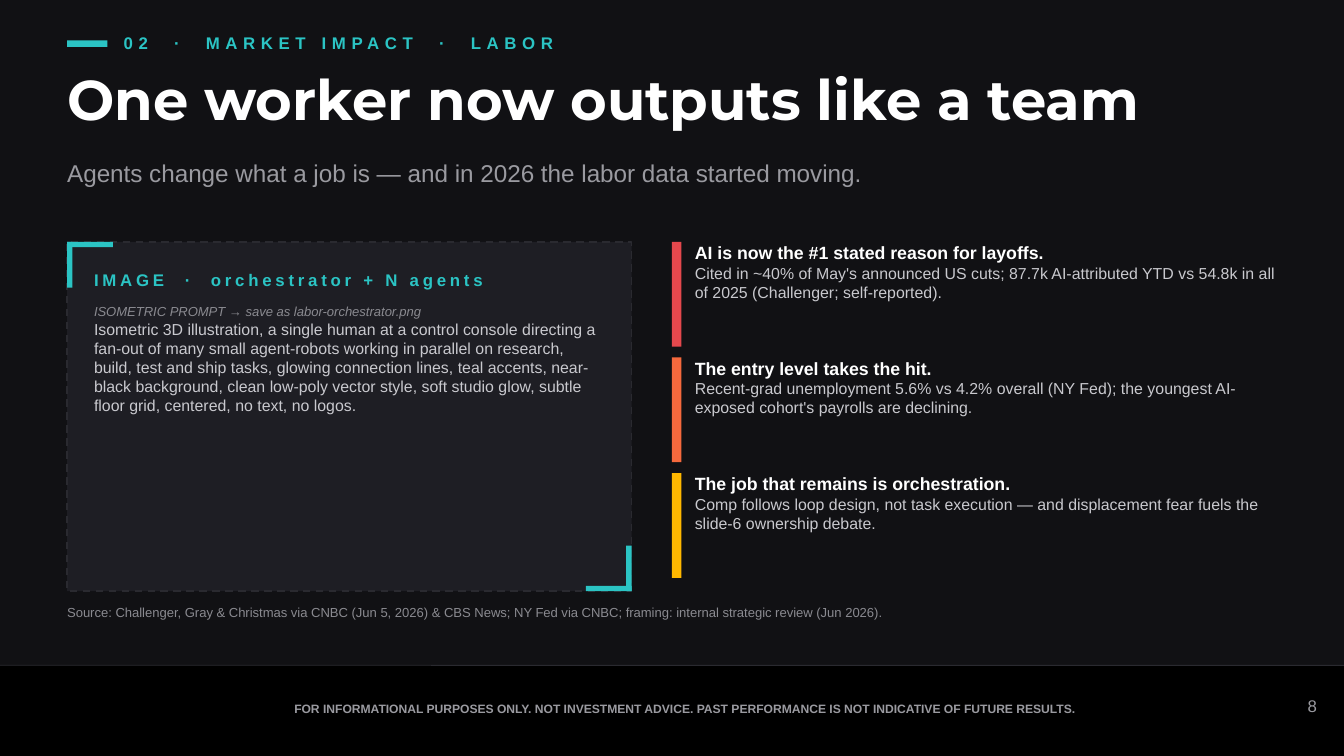
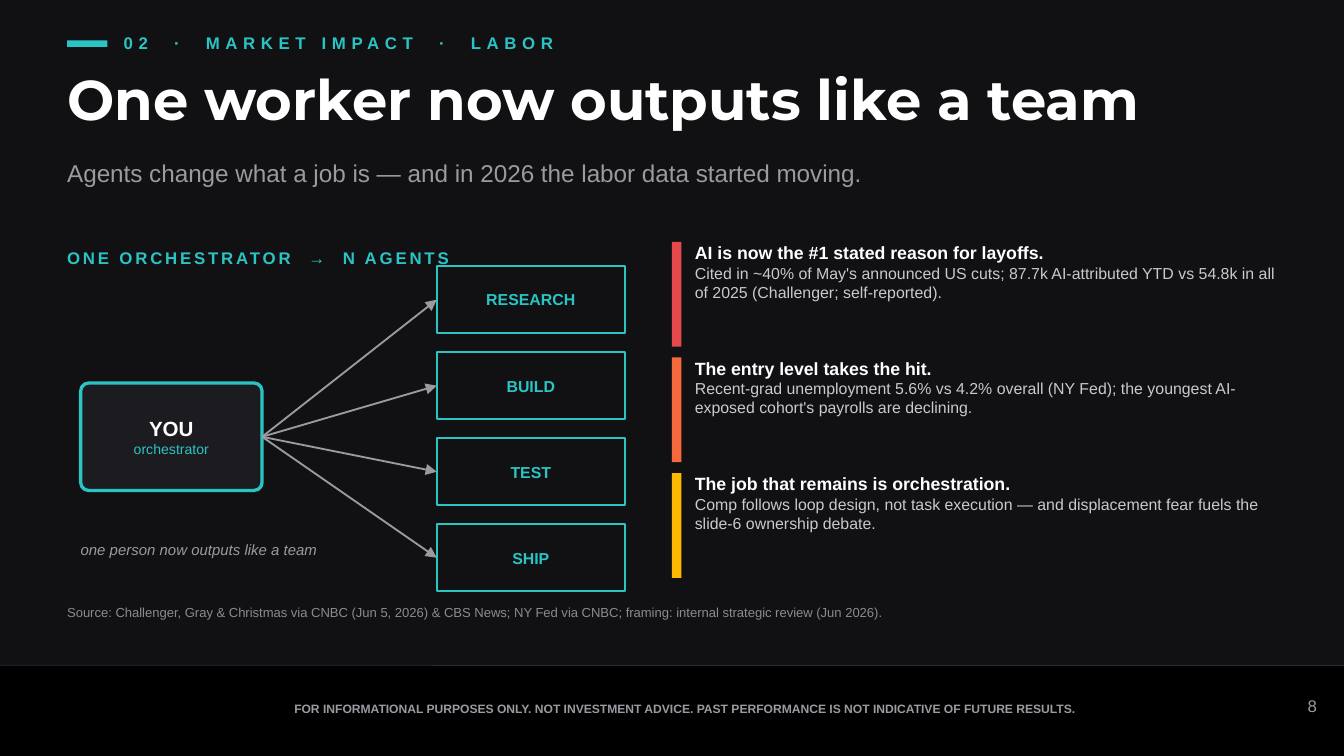
Before and after one commit to samuelcmcclellan-cell/ai-markets-deck, a slide deck: slide 8 of ai-markets-deck.pptx. Drawn at 1344x756 pixels with LibreOffice and Linux fonts; fonts in the diff are those of the drawing. Boxes give left, top, right and bottom in pixels: in the first picture for what was removed or moved away, otherwise in the second. Text is boxed around its words. In the diff, an @@ line names an element or a change of style, - is before the commit and + after.

```diff
--- a/ai-markets-deck.pptx
+++ b/ai-markets-deck.pptx
@@ rectangle removed at [67, 242, 632, 591] @@
@@ rectangle removed at [67, 242, 113, 247] @@
@@ rectangle removed at [67, 242, 73, 288] @@
@@ text at [343, 252, 449, 268]: text changed @@
-IMAGE · orchestrator + N agents
+ONE ORCHESTRATOR → N AGENTS
@@ rectangle added at [437, 266, 625, 333], outline #2BC4C4 1.25 pt @@
@@ text added at [486, 294, 575, 305], 8.5 pt, text #2BC4C4, bold @@
+RESEARCH
@@ text removed at [94, 306, 596, 415] @@
-ISOMETRIC PROMPT → save as labor-orchestrator.png
-Isometric 3D illustration, a single human at a control console directing a fan-out of many small agent-robots working in parallel on research, build, test and ship tasks, glowing connection lines, teal accents, near-black background, clean low-poly vector style, soft studio glow, subtle floor grid, centered, no text, no logos.
@@ arrow added from (262, 437) to (437, 300), #9A9AA0 1 pt @@
@@ rectangle added at [437, 352, 625, 419], outline #2BC4C4 1.25 pt @@
@@ rounded rectangle added at [81, 383, 262, 491], fill #1C1C20, outline #2BC4C4 1.75 pt @@
@@ arrow added from (262, 437) to (437, 386), #9A9AA0 1 pt @@
@@ text added at [507, 381, 556, 392], 8.5 pt, text #2BC4C4, bold @@
+BUILD
@@ text added at [134, 421, 209, 454], 7.5 pt, text #2BC4C4 @@
+YOU
+orchestrator
@@ arrow added from (262, 437) to (437, 472), #9A9AA0 1 pt @@
@@ arrow added from (262, 437) to (437, 558), #9A9AA0 1 pt @@
@@ rectangle added at [437, 438, 625, 505], outline #2BC4C4 1.25 pt @@
@@ text added at [511, 467, 552, 478], 8.5 pt, text #2BC4C4, bold @@
+TEST
@@ rectangle added at [437, 524, 625, 591], outline #2BC4C4 1.25 pt @@
@@ text added at [81, 544, 317, 558], 8 pt, text #9A9AA0, italic @@
+one person now outputs like a team
@@ text added at [512, 553, 549, 564], 8.5 pt, text #2BC4C4, bold @@
+SHIP
@@ rectangle removed at [626, 546, 632, 591] @@
@@ rectangle removed at [586, 586, 632, 591] @@
```
Also in this commit, not shown: 6 other slides changed, 3 other files.
